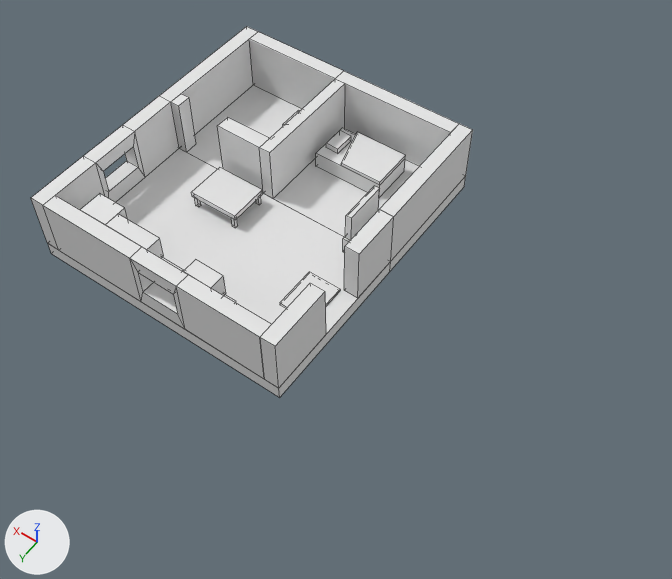
Two versions of the FBX model ImportableTextures/homeTalo.fbx, one commit apart.
Both versions are drawn from a 50 mm lens placed at (-27.4, 28.3, 44.5), pointed at (-7.6, 0.6, 1.0). The lights are fixed; the arrows at lower left show +X, +Y and +Z. Mesh edges are drawn as thin lines. Where no turn or scale is listed for an object, it has been applied to the vertices. Vertices at the same position are counted once.

In view in the first picture: 'talo'.
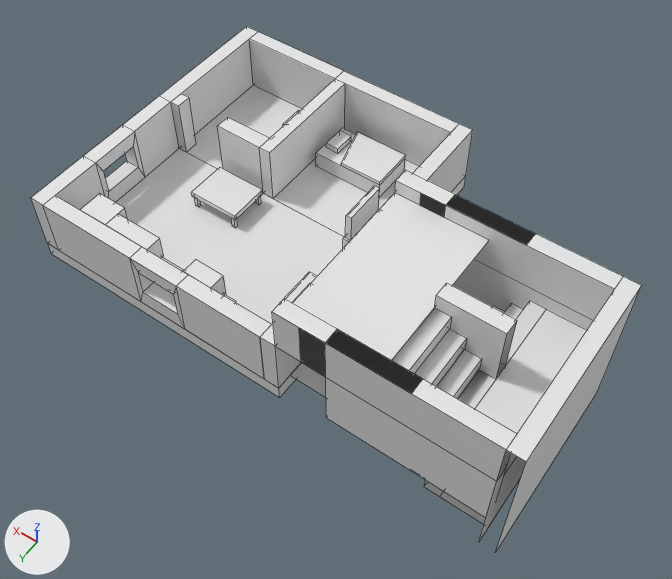
Patch to the scene script:
```diff
--- a/ImportableTextures/homeTalo.fbx.py
+++ b/ImportableTextures/homeTalo.fbx.py
@@ me_cube_010 @@
 # used by ob_talo; location = (0.0, 0.0, 0.0)
 # verts and faces of me_cube_010; kept vertices keep their numbers, new ones are numbered from 337
-me_cube_010.from_pydata(...)  # 337 vertices, 213 faces; spans x -9.0..9.0, y -12.0..8.0, z 0.0..5.0
+me_cube_010.from_pydata(...)  # 453 vertices, 280 faces; spans x -23.0..9.0, y -12.0..8.0, z -2.0..8.0
+# me_cube_010 part 1: a new loose piece of 23 vertices spanning x -23.0..-9.0, y -4.0..8.0, z -2.0..8.0, in mat_seina1 (white #e7e7e7)
+# me_cube_010 part 2: a new loose piece of 19 vertices spanning x -19.0..-9.0, y -3.0..7.0, z -2.0..1.0
+# me_cube_010 part 3: a new loose piece of 19 vertices spanning x -22.0..-15.0, y -3.0..7.0, z 1.0..4.0, in mat_wcseina (white #e7e7e7)
+# me_cube_010 part 4: a new loose piece of 17 vertices spanning x -17.0..-9.0, y -3.0..7.0, z 5.0..7.0, in mat_wcseina (white #e7e7e7)
+# me_cube_010 part 5: a new loose piece of 16 vertices spanning x -22.0..-9.0, y 7.0..8.0, z 1.0..8.0, in mat_seina1 (white #e7e7e7)
+# me_cube_010 part 6
+# 13 vertices are added at x -19.0..-15.0, y 1.5..2.5, z -2.0..8.0
+# 5 new vertices lie (0.0, 4.5, 0.0) away from vertices in x -19.0..-17.0, y 2.5, z 4.0..5.0
+# 4 new faces join them, mat_seina1 (white #e7e7e7)
+# 7 new faces join them, mat_wcseina (white #e7e7e7)
+# me_cube_010 part 7
+verts[355] = (-19.0, 7.0, -2.0)  # pixel (439, 496)
+verts[356] = (-19.0, -3.0, -2.0)
+verts[357] = (-22.0, 7.0, -2.0)  # pixel (488, 527)
+verts[358] = (-22.0, -3.0, -2.0)
+faces += [(355, 357, 358, 356)]  # mat_wcseina (white #e7e7e7)
 me_cube_010.materials.append(mat_seina1)
```

Changed parts and their boxes [x1, y1, x2, y2] in the pictures (672 x 579 px):
'talo', reshaped (38% wider, 41% taller)
    before: [31, 26, 473, 397]
    after: [31, 26, 642, 551]
part 1 of me_cube_010, added
    after: [395, 170, 642, 551]
part 2 of me_cube_010, added
    after: [290, 362, 443, 496]
part 3 of me_cube_010, added
    after: [475, 301, 587, 433]
part 4 of me_cube_010, added
    after: [293, 193, 489, 386]
part 5 of me_cube_010, added
    after: [272, 298, 517, 517]
part 6 of me_cube_010, added
    after: [435, 283, 517, 409]
part 7 of me_cube_010, added
    after: [440, 491, 486, 524]
